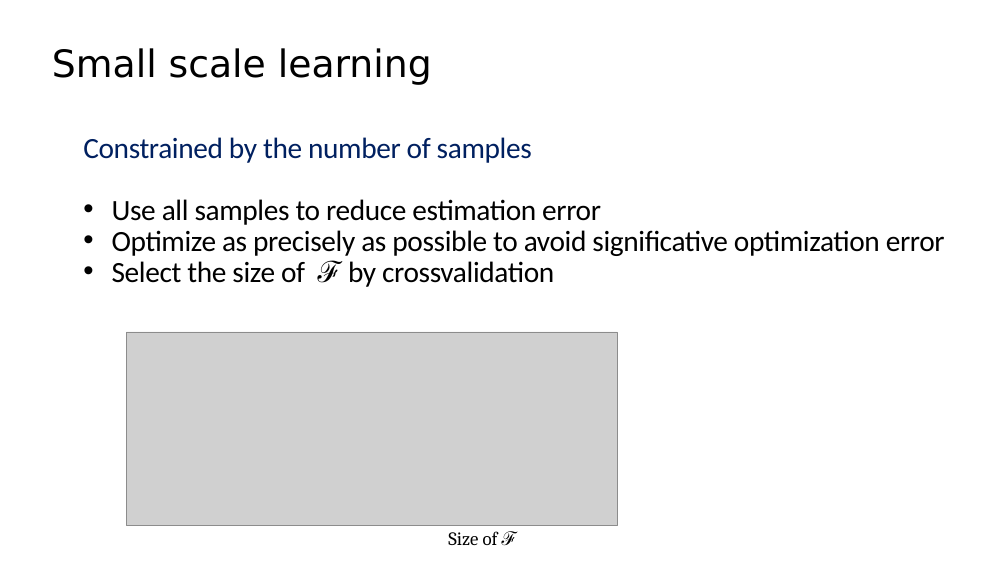
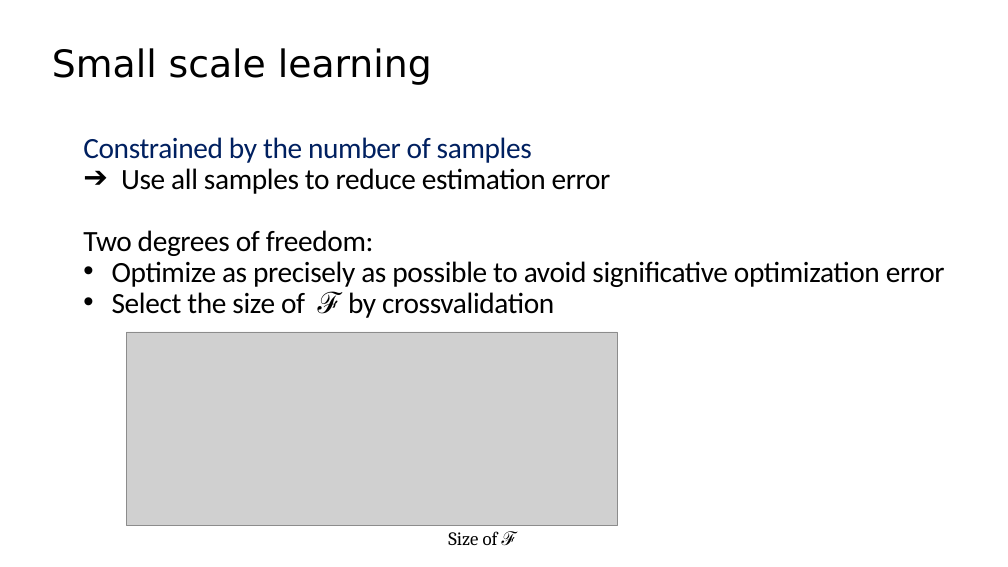
Before and after one commit to criteo-research/master-iasd, a slide deck: slide 16 of module3/session1/class1-part1-introduction.pptx (slide 19 before the commit). Drawn at 1008x567 pixels with LibreOffice and Linux fonts; fonts in the diff are those of the drawing; grey boxes stand for pictures. Boxes give left, top, right and bottom in pixels: in the first picture for what was removed or moved away, otherwise in the second. Text is boxed around its words. In the diff, an @@ line names an element or a change of style, - is before the commit and + after.

```diff
--- a/module3/session1/class1-part1-introduction.pptx
+++ b/module3/session1/class1-part1-introduction.pptx
@@ text at bbox=[121, 168, 611, 194]: bullet • to ➔ @@
@@ text at bbox=[83, 230, 374, 256]: paragraph added @@
+Two degrees of freedom:
```
Also in this commit, not shown: 8 other slides changed, 10 slides added, 14 slides removed, 3 other files.
